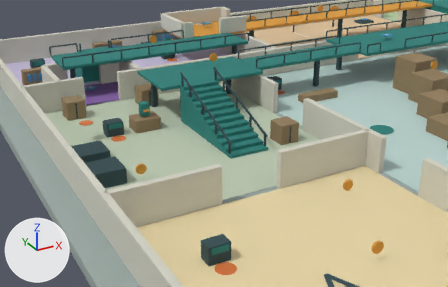
A saved change to the Blender file planning/groundplate/groundplate_concept.blend.
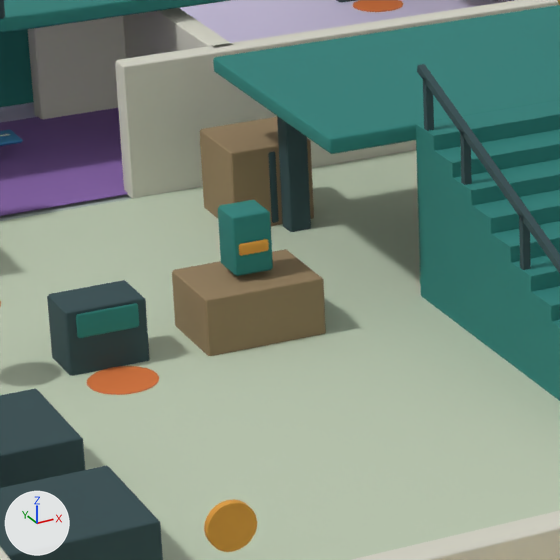
There are two pictures of each version: one from a 50 mm lens placed at (-8.41, -10.39, 17.99), pointed at (12.4, 27.45, -0.93), one close up on the part from 21% to 47% of the width and 20% to 61% of the height. Every picture has the same lights, and +X, +Y and +Z are marked at lower left. The first two pictures are the older version.

Names of what the first close-up shows: 'B Werkhalle', 'B gallery', 'Cell assembly workbench', 'Cell luminous band', 'Crate.003', 'F Archiv', 'G3 store floor', 'G3 store wall.003', 'Machine base', 'Machine base.001', 'Room wall.011', 'Task reward energy cell', 'Workbench controls', 'Workshop stair module' and 14 more.
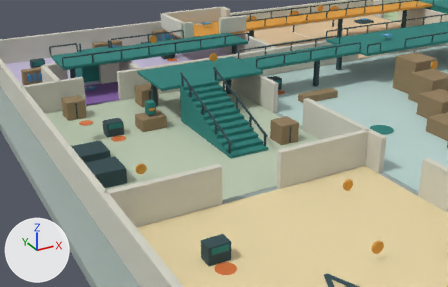
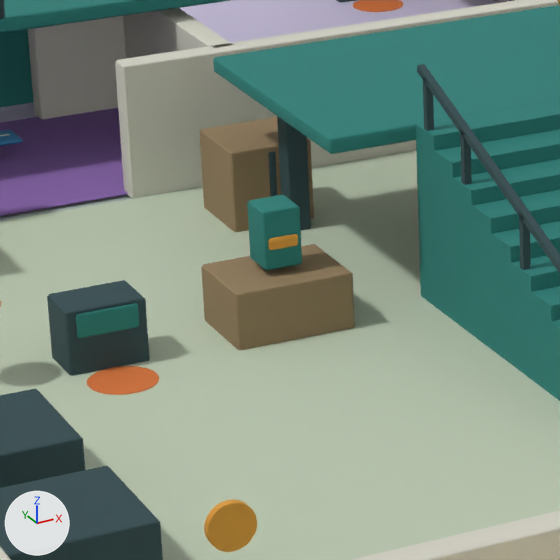
Boxes (x1, y1, x2, y2) around the edits, measured in the close-ups (560 x 560 px):
'Cell assembly workbench', moved
    before: (172, 249, 326, 356)
    after: (201, 244, 355, 350)
'Task reward energy cell', moved
    before: (218, 200, 273, 276)
    after: (247, 194, 302, 271)
'Cell luminous band', moved
    before: (239, 239, 269, 256)
    after: (268, 234, 298, 250)

The change, as a list of edits to the scene's bpy script:
```text
Change ob_cell_assembly_workbench:
    ob_cell_assembly_workbench.location: (7.5, 31.0, 0.5) -> (8.0, 31.0, 0.5)
Change ob_task_reward_energy_cell:
    ob_task_reward_energy_cell.location: (7.5, 31.0, 1.6) -> (8.0, 31.0, 1.6)
Change ob_cell_luminous_band:
    ob_cell_luminous_band.location: (7.5, 30.66, 1.55) -> (8.0, 30.66, 1.55)
```
